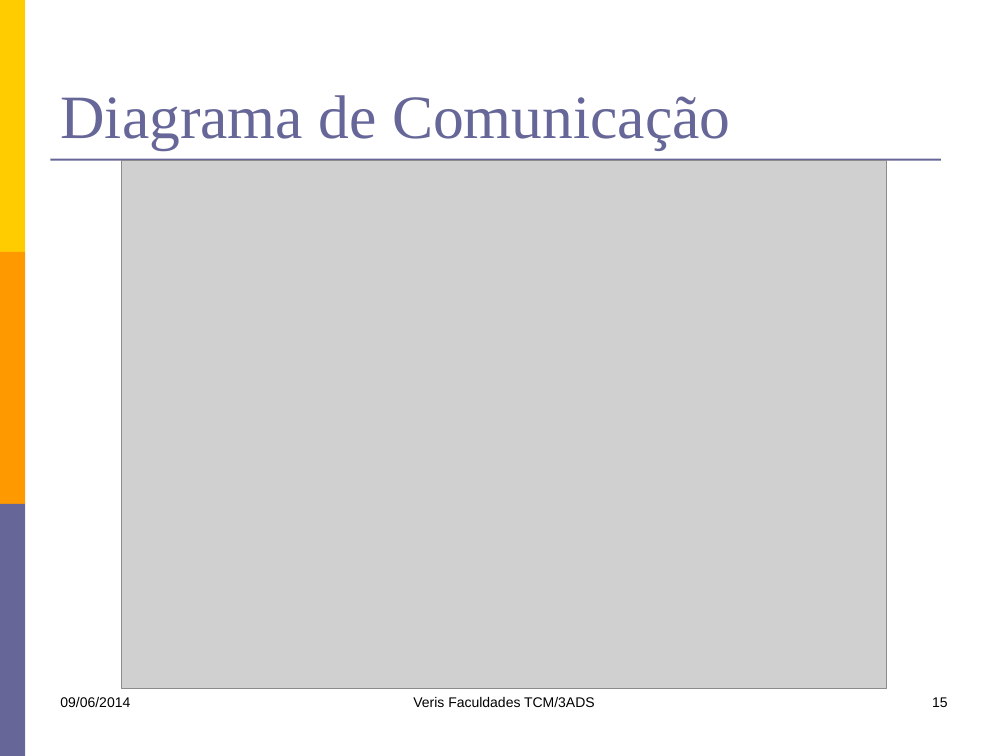
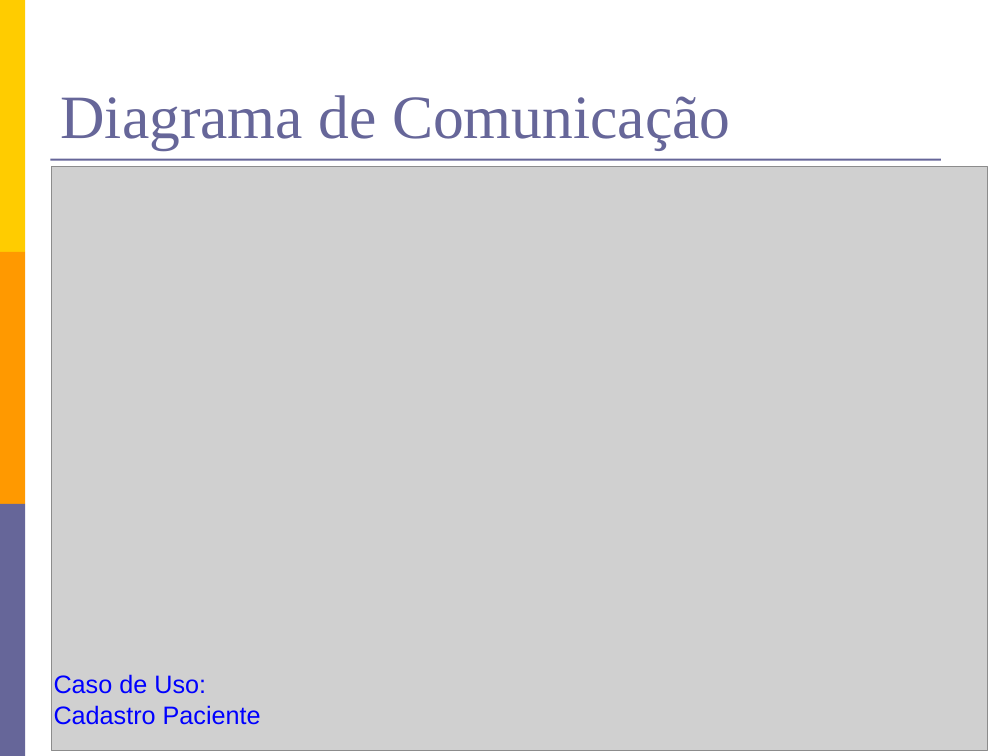
Before and after one commit to kokmz/TCCHUE, a slide deck: slide 15 of documentacao/G4_Apresentacao1sem2014.pptx. Drawn at 1008x756 pixels with LibreOffice and Linux fonts; fonts in the diff are those of the drawing; grey boxes stand for pictures. Boxes give left, top, right and bottom in pixels: in the first picture for what was removed or moved away, otherwise in the second. Text is boxed around its words. In the diff, an @@ line names an element or a change of style, - is before the commit and + after.

Commit message:
APRESENTAÇÃO: Caso de uso gestor: passe 3 casos de uso para o lado esquerdo. passe um caso de uso para a "cabeça do gestor". Apresente como um unica figura.
Escopo: apresente em forma de tabela somente aqueles que se transformaram em código.

Caso de Uso: Cadastro Paciente:
A ideia é tornar visivel. As vezes basta aumentar a figura ou trabalhar o posicionamento.
Somente divida se for inevitável.

Conclusão:
Trocar "Ponto Fraco" por "Nas proximas interações da implementação novas funcionalidades serão agregadas ao sistema"

```diff
--- a/documentacao/G4_Apresentacao1sem2014.pptx
+++ b/documentacao/G4_Apresentacao1sem2014.pptx
@@ picture resized from (x1=121, y1=160, x2=886, y2=688) to (x1=51, y1=166, x2=987, y2=751) @@
@@ text added at (x1=54, y1=674, x2=261, y2=725), 18 pt, text #0000FF @@
+Caso de Uso:
+Cadastro Paciente
@@ text removed at (x1=413, y1=697, x2=595, y2=707) @@
-Veris Faculdades TCM/3ADS
@@ page number removed at (x1=932, y1=697, x2=948, y2=707) @@
-15
```
Also in this commit, not shown: 1 other slide changed.
